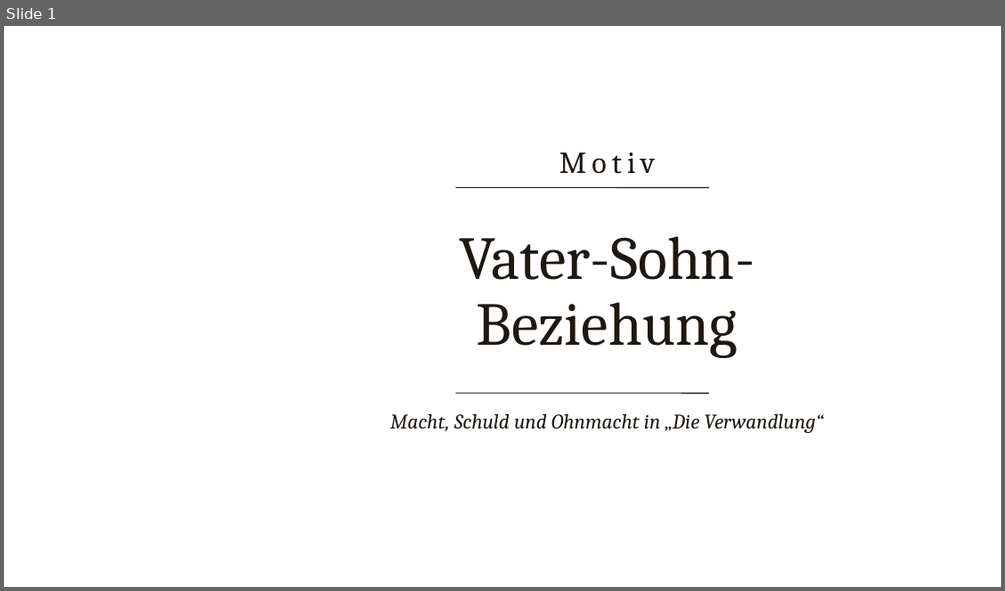
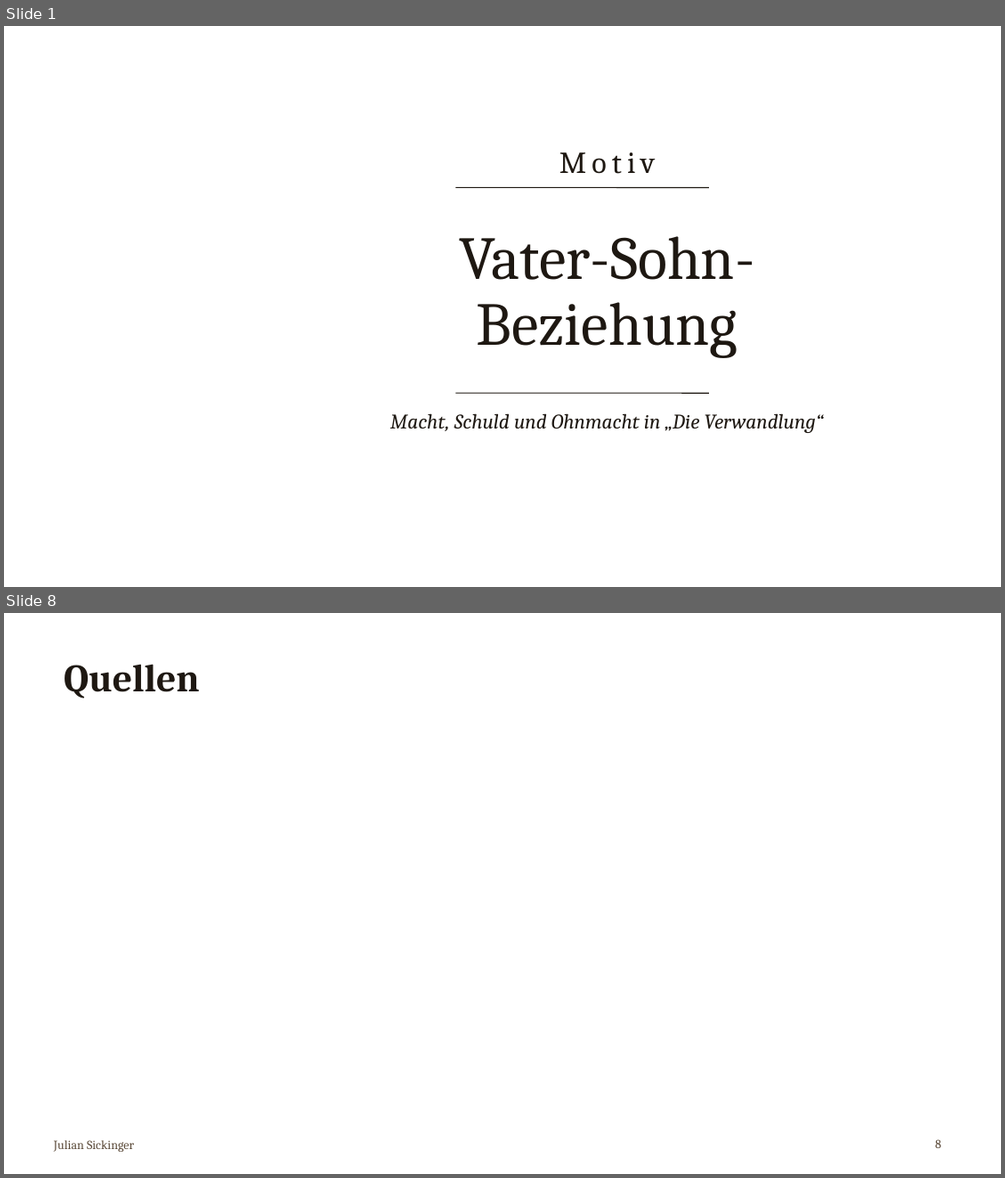
Before and after one commit to Julian-1709/-pr-sentation, a slide deck: Vater-Sohn-Beziehung.pptx. Shown one above the other, each under a label of ours: slide 1 before the commit, slides 1 and 8 after it; the slides between them are not shown. The pictures are 1005x591 and 1005x1178 pixels, drawn with LibreOffice and Linux fonts; fonts in the diff are those of the drawing; background and template pictures are left out. Boxes give left, top, right and bottom in pixels: in the first picture for what was removed or moved away, otherwise in the second. Text is boxed around its words. In the diff, an @@ line names an element or a change of style, - is before the commit and + after.

```diff
--- a/Vater-Sohn-Beziehung.pptx
+++ b/Vater-Sohn-Beziehung.pptx
@@ slide 8 added at (x1=4, y1=613, x2=1001, y2=1174), background picture (left out) @@
@@ title added at (x1=64, y1=664, x2=200, y2=698), 28 pt, text #1E1812, bold @@
+Quellen
@@ text added at (x1=54, y1=1140, x2=134, y2=1151), 9 pt, text #5C4B3A @@
+Julian Sickinger
@@ page number added at (x1=935, y1=1139, x2=941, y2=1148), 9 pt, text #5C4B3A @@
+8
```
Also in this commit, not shown: 6 slides changed, 1 slide removed, 3 other files.
